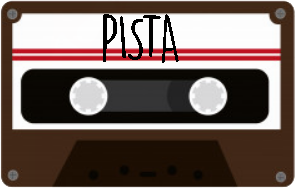
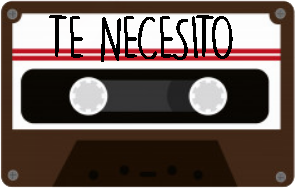
Layered file, before and after one edit (295px x 188px). Changes by layer:
renamed "PISTA" to "te necesito", painted on it over <box>49,14,233,63</box>
